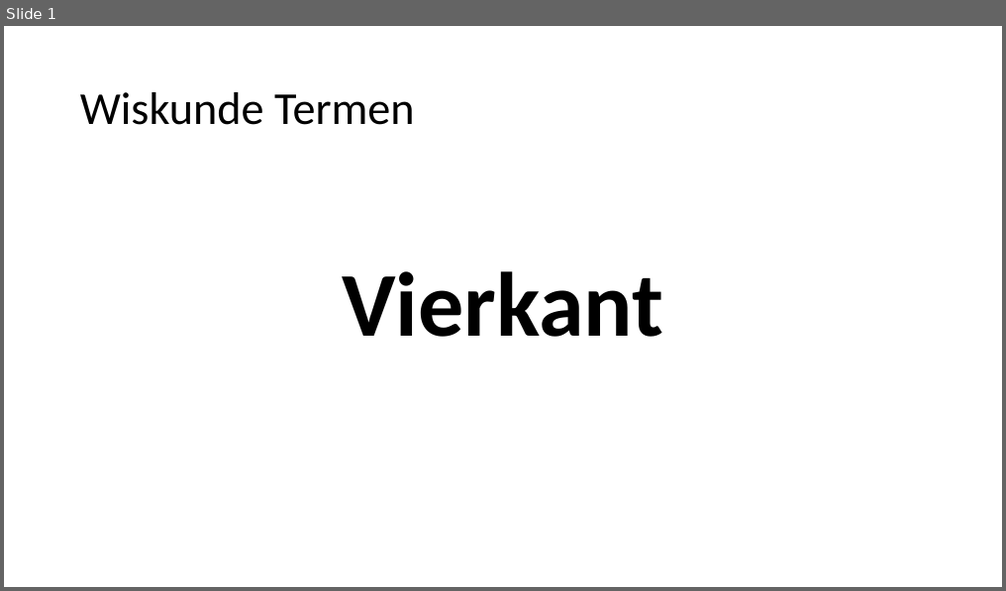
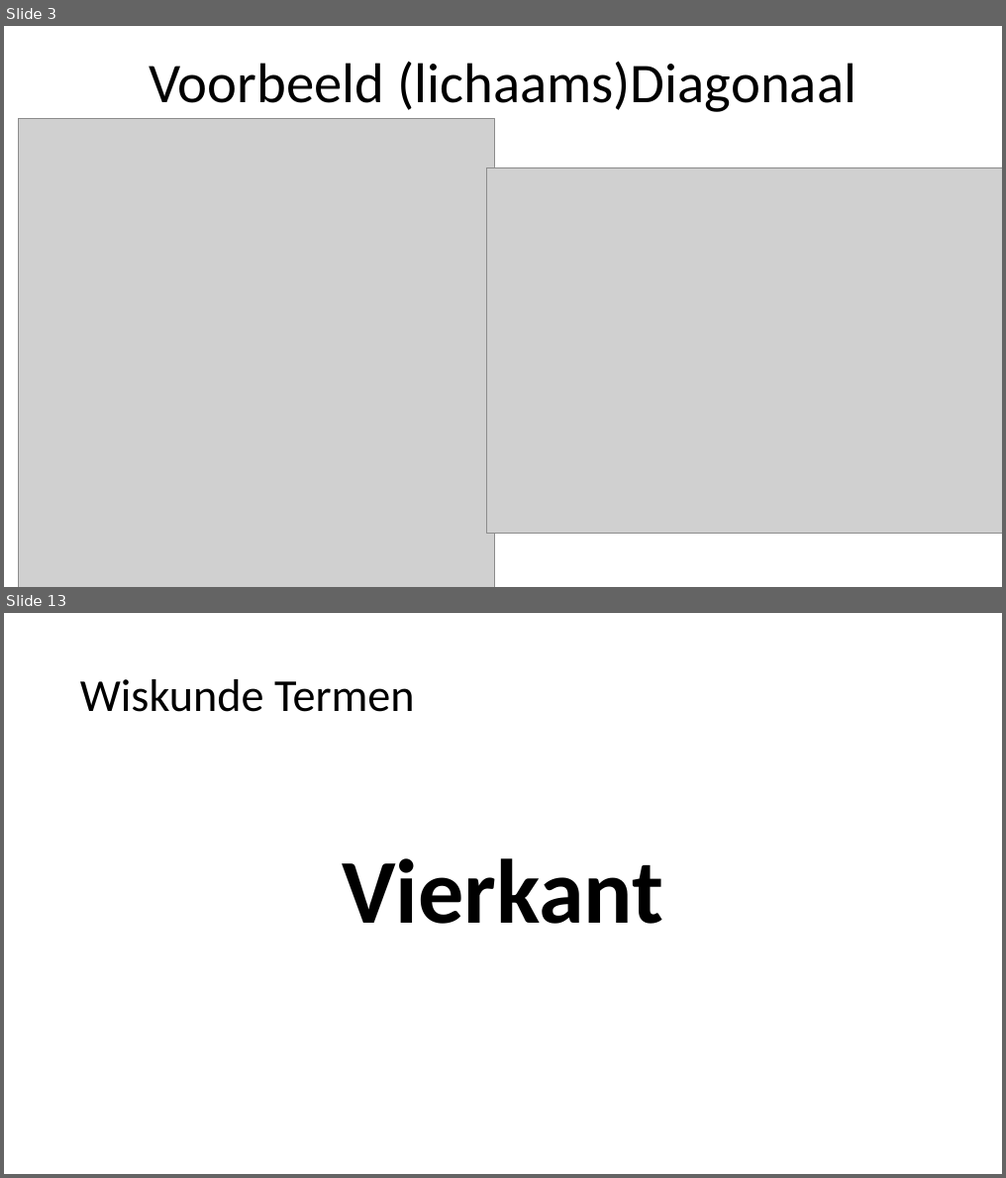
Before and after one commit to heinvinkel/wiskundetermen, a slide deck: meetkunde/AAAAMeetkunde.pptx. Shown one above the other, each under a label of ours: slide 1 before the commit, slides 3 and 13 after it; the slides between them are not shown. The pictures are 1006x591 and 1006x1178 pixels, drawn with LibreOffice and Linux fonts; fonts in the diff are those of the drawing; grey boxes stand for pictures. Boxes give left, top, right and bottom in pixels: in the first picture for what was removed or moved away, otherwise in the second. Text is boxed around its words. In the diff, an @@ line names an element or a change of style, - is before the commit and + after.

```diff
--- a/meetkunde/AAAAMeetkunde.pptx
+++ b/meetkunde/AAAAMeetkunde.pptx
@@ slide 3 added at [4,26,1002,587], background #FFFFFF @@
@@ title added at [149,61,856,112], 54 pt, text #000000 @@
+Voorbeeld (lichaams)Diagonaal
@@ picture added at [18,119,495,587] @@
@@ picture added at [486,168,1002,533] @@
@@ what was slide 1 is now slide 13 @@
```
Also in this commit, not shown: 11 other slides added, 7 other files.
